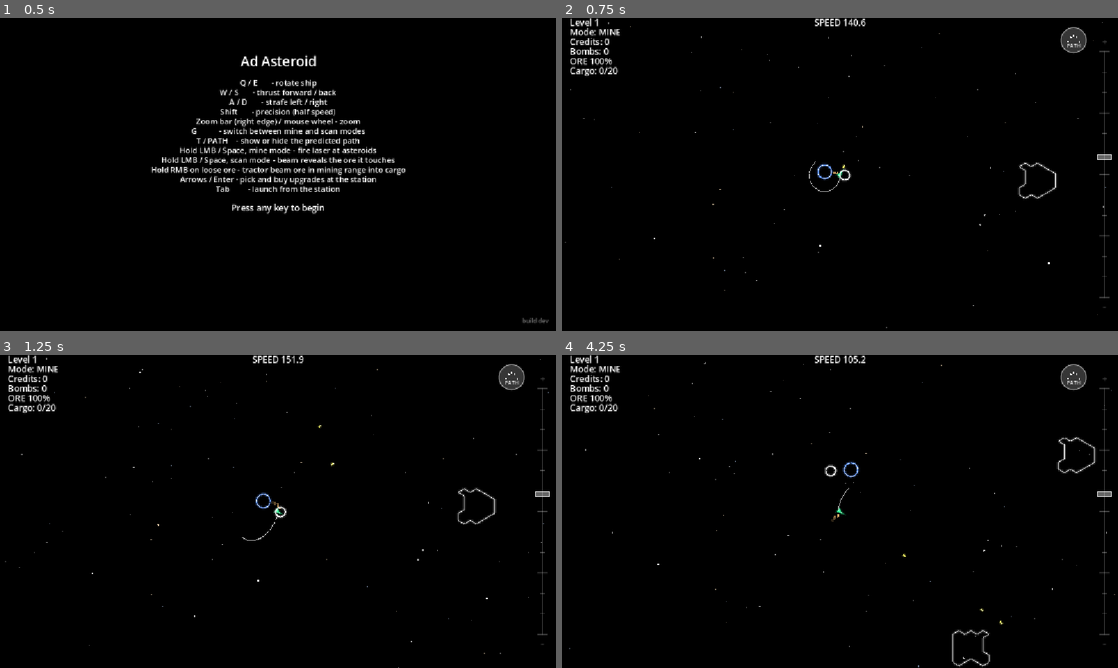
Above: before the commit, frames 1-4 (two rows, left to right).
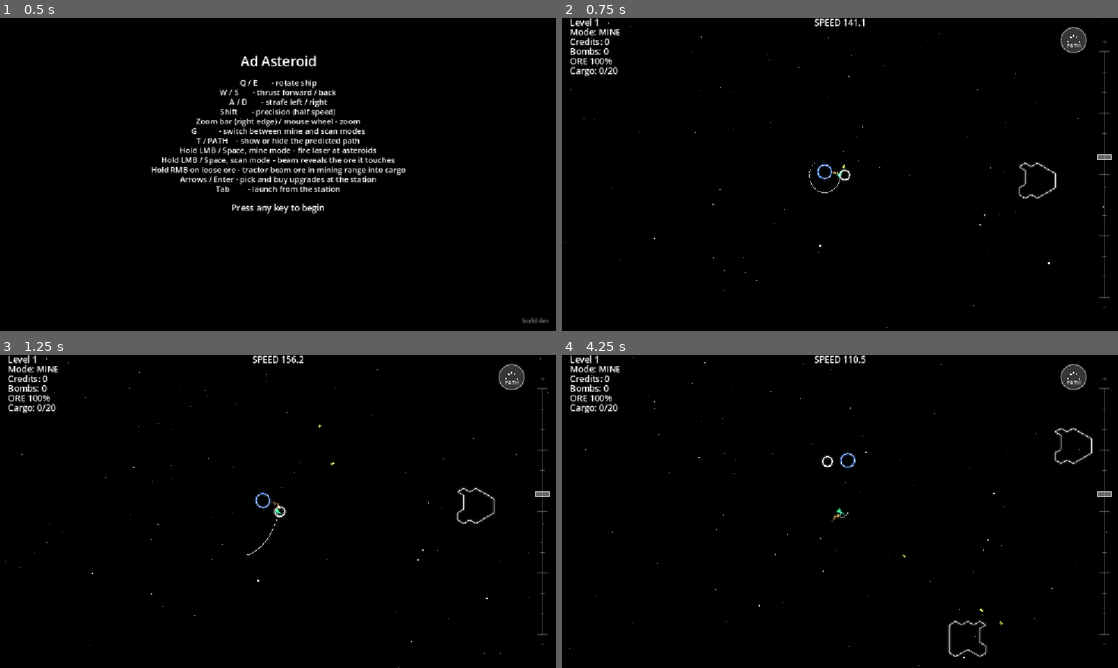
Above: after the commit, the same moments.

Repository: smdriggers/ad_asteroid_godot
Game: Godot game, scene res://main.tscn
Same seed, same stepped clock (60 frames per second), same inputs: the game is played once before the commit and once after it.
Inputs (mouse positions are in pixels of both pictures, inside the frame that each line leads up to):
- Up to frame 1 (0.5 s): no input
- Up to frame 2 (0.75 s): tap Enter at 0.5 s; move the mouse to (962, 158) at 0.52 s; hold D from 0.53 s (still down); hold E from 0.53 s (still down); click (962, 158) at 0.67 s
- Up to frame 3 (1.25 s): keep holding D; keep holding E; tap Space at 0.77 s
- Up to frame 4 (4.25 s): release D at 1.25 s; release E at 1.25 s; drag from (728, 527) to (812, 574) at 1.27 s; move the mouse to (895, 442) at 2.02 s; hold D 2.03-2.75 s; hold Shift 2.03-2.75 s; drag from (812, 574) to (673, 464) at 2.77 s; move the mouse to (1006, 558) at 3.52 s; hold A from 3.53 s (still down); hold Tab from 3.53 s (still down); tap Space at 3.77 s

Frame 1 is identical in both runs. In frame 2, less than 0.1% of the frame differs, in the area x 44-89%, y 0-58%; in frame 3, 0.3%; in frame 4, 1.1%, in the area x 4-100%, y 0-100%.

Commit message:
Raise base thrust 1.25x (THRUST_ACCEL 100 -> 125)
Co-Authored-By: Claude Opus 5.5 <noreply@anthropic.com>

Diff:
--- a/config.gd
+++ b/config.gd
@@ -19,7 +19,7 @@
 const SHIP_RADIUS: float = 6.0                  # px; draw/collision radius — ported from pygame config.py
 const SHIP_COLOR: Color = Color(0.2, 1.0, 0.6)  # placeholder neon color
 const TURN_RATE: float = 3.0                    # radians/sec while Q/E held — DESIGN.md §4.1
-const THRUST_ACCEL: float = 100.0               # px/sec^2 — raised from pygame's 60
+const THRUST_ACCEL: float = 125.0               # px/sec^2 — raised from pygame's 60 (100, then x1.25)
 const PRECISION_FACTOR: float = 0.5             # Shift multiplier on turn rate and thrust — DESIGN.md §4.2
 
 # --- Camera / zoom (DESIGN.md §6) ---
